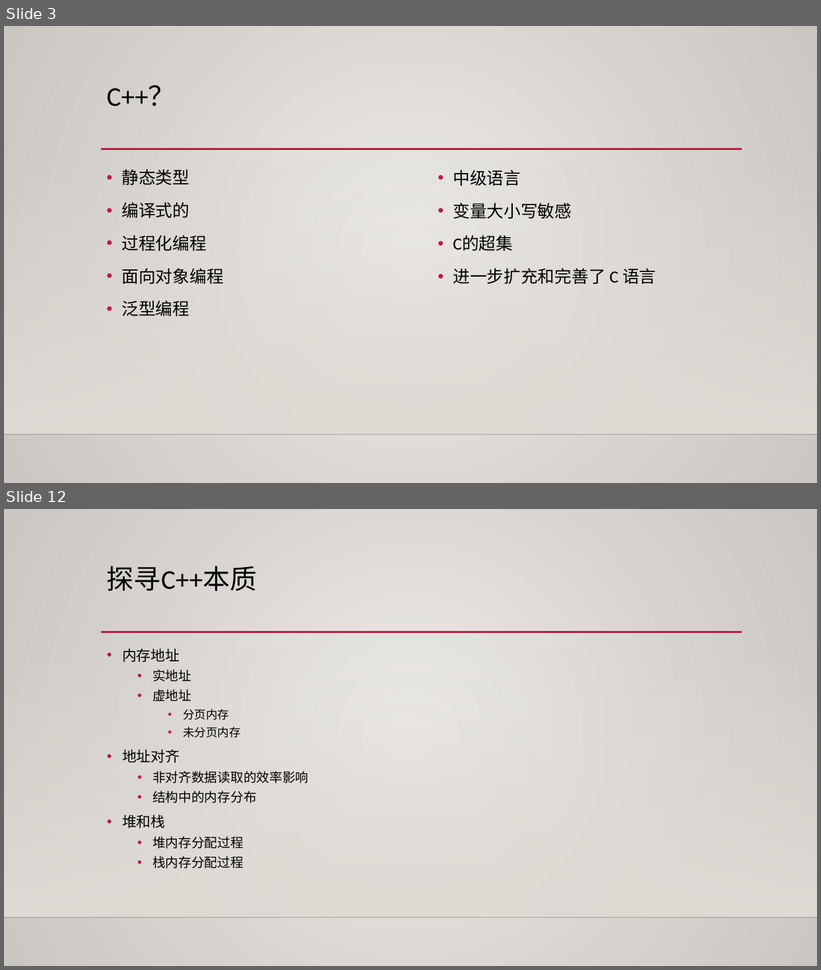
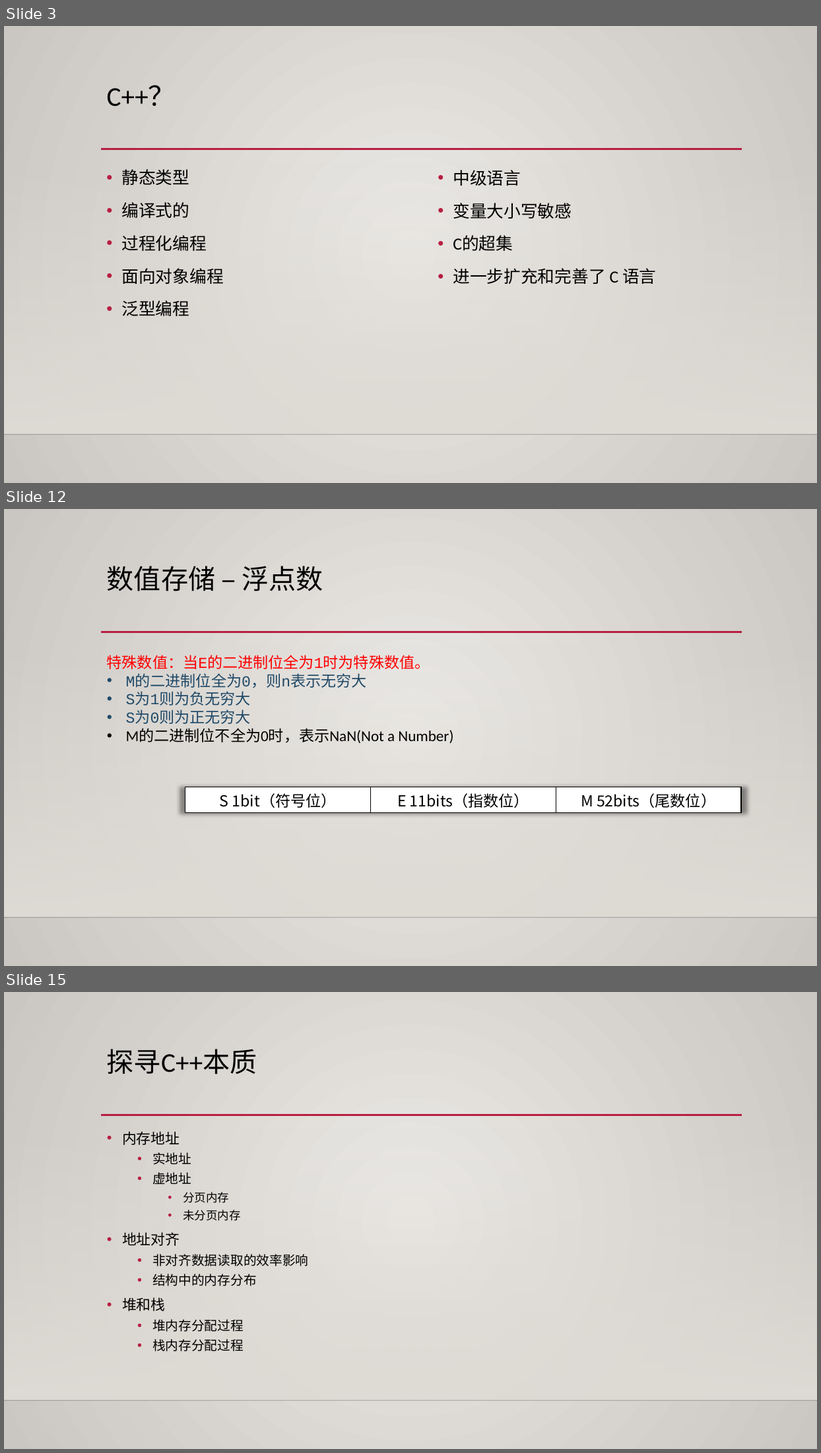
Before and after one commit to albertclass/Lessons, a slide deck: advance c++/courseware.pptx. Shown one above the other, each under a label of ours: slides 3 and 12 before the commit, slides 3, 12 and 15 after it; the slides between them are not shown. The pictures are 821x970 and 821x1453 pixels, drawn with LibreOffice and Linux fonts; fonts in the diff are those of the drawing; background and template pictures are left out. Boxes give left, top, right and bottom in pixels: in the first picture for what was removed or moved away, otherwise in the second. Text is boxed around its words. In the diff, an @@ line names an element or a change of style, - is before the commit and + after.

```diff
--- a/advance c++/courseware.pptx
+++ b/advance c++/courseware.pptx
@@ slide 12 added at box(4, 509, 817, 966), background gradient #ECEAE7 to #CAC7C1; not listed: 3 template elements that a slide beside it also shows @@
@@ title added at box(107, 566, 323, 591), 32 pt, text #000000 @@
+数值存储 – 浮点数
@@ text added at box(107, 655, 453, 743), 18 pt, text #204967 @@
+特殊数值：当E的二进制位全为1时为特殊数值。
+• M的二进制位全为0，则n表示无穷大
+• S为1则为负无穷大
+• S为0则为正无穷大
+• M的二进制位不全为0时，表示NaN(Not a Number)
@@ table added at box(186, 787, 742, 813), 1 rows, 3 columns @@
+S 1bit（符号位） | E 11bits（指数位） | M 52bits（尾数位）
@@ what was slide 12 is now slide 15 @@
```
Also in this commit, not shown: 7 slides changed, 3 other slides added, 1 slide removed, 55 other files.
